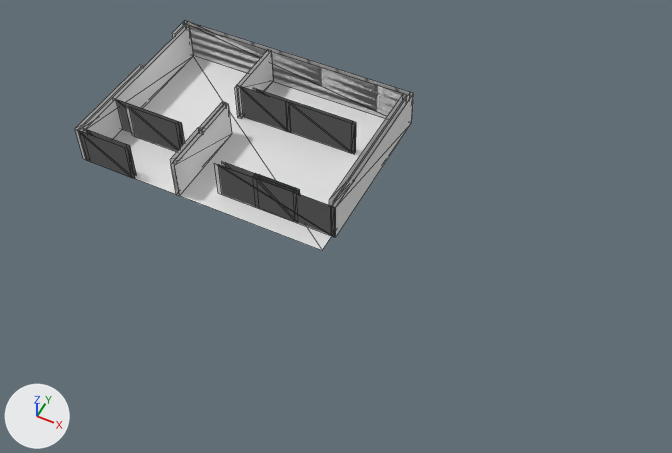
An edit to the OBJ model site1-main/site1-main/modelconvertor/output_with_thickness.obj, drawn before and after from the same camera.
Before and after are seen from a 50 mm camera at (1309.0, -1698.0, 1606.0) aimed at (665.0, -410.0, -4.0). Arrows for +X, +Y and +Z are at lower left; the lights stay in place. Mesh edges are drawn as thin lines. Where no turn or scale is listed for an object, it has been applied to the vertices. Vertices at the same position are counted once.

Names of what the first picture shows: 'output_with_thickness'.
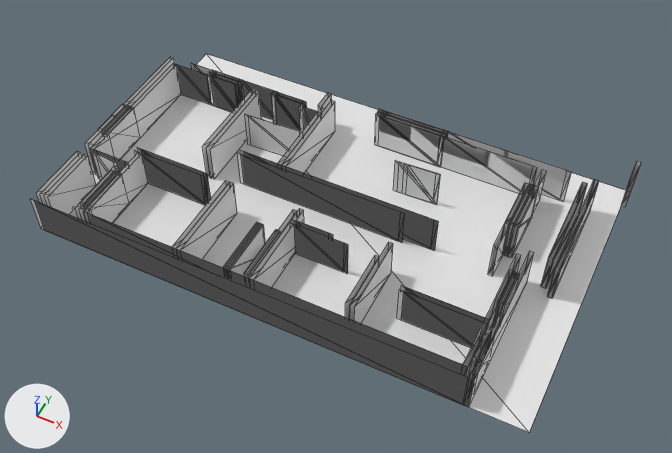
Pixel boxes (x1, y1, x2, y2) of what changed, in the pictures (672 x 453 px; the box of a moved part takes in the faces that stretch with it):
'output_with_thickness', reshaped (80% wider, 65% taller): before (75, 21, 414, 250); after (31, 54, 641, 432)
part 1 of me_output_with_thickness, moved or reshaped: before (170, 128, 202, 164); after (44, 154, 96, 214)
part 2 of me_output_with_thickness, moved or reshaped: before (79, 25, 194, 139); after (124, 56, 175, 106)
part 3 of me_output_with_thickness, moved or reshaped: before (332, 92, 414, 237); after (547, 179, 599, 298)
part 4 of me_output_with_thickness, moved or reshaped: before (171, 103, 232, 195); after (36, 151, 82, 205)
part 5 of me_output_with_thickness, moved or reshaped: before (329, 94, 407, 206); after (542, 182, 588, 288)
part 6 of me_output_with_thickness, moved or reshaped: before (286, 101, 355, 154); after (379, 109, 448, 137)
part 7 of me_output_with_thickness, moved or reshaped: before (113, 98, 185, 144); after (135, 151, 208, 205)
part 8 of me_output_with_thickness, moved or reshaped: before (199, 101, 226, 133); after (202, 90, 255, 178)
part 9 of me_output_with_thickness, moved or reshaped: before (235, 49, 273, 118); after (207, 91, 261, 179)
part 10 of me_output_with_thickness, moved or reshaped: before (172, 22, 187, 37); after (102, 104, 126, 130)
part 11 of me_output_with_thickness, moved or reshaped: before (222, 161, 258, 177); after (213, 70, 242, 81)
part 12 of me_output_with_thickness, moved or reshaped: before (255, 174, 296, 190); after (274, 91, 307, 108)
part 13 of me_output_with_thickness, moved or reshaped: before (254, 176, 298, 193); after (293, 219, 333, 238)
part 14 of me_output_with_thickness, rebuilt (69% wider, 65% taller): before (75, 21, 414, 250); after (69, 54, 641, 432)
part 15 of me_output_with_thickness, rebuilt: before (253, 88, 356, 152); after (271, 94, 304, 131)
part 16 of me_output_with_thickness, deleted: before (75, 25, 407, 237)
part 17 of me_output_with_thickness, built on: before (126, 85, 291, 152); after (31, 63, 599, 407)

The change, as a list of edits to the scene's bpy script:
```text
Change me_output_with_thickness:
    remove me_output_with_thickness.from_pydata(...)  # 201 vertices, 202 faces; spans x 8.0..681.0, y -492.0..-9.0, z 0.0..100.0
    add me_output_with_thickness.from_pydata(...)  # 745 vertices, 754 faces; spans x 59.0..1248.0, y -723.0..0.0, z 0.0..100.0
    me_output_with_thickness part 1: the loose piece of 8 vertices spanning x 270.0..280.0, y -478.0..-356.0, z 0.0..100.0 is scaled about its middle by (1, 1.22, 1), then moved by (-188.0, -210.0, 0.0)
    me_output_with_thickness part 2: the loose piece of 8 vertices spanning x 22.0..32.0, y -492.0..-23.0, z 0.0..100.0 is scaled about its middle by (1, 0.441, 1), then moved by (38.0, -2.0, 0.0)
    me_output_with_thickness part 3: the loose piece of 8 vertices spanning x 671.0..681.0, y -442.0..-10.0, z 0.0..100.0 is scaled about its middle by (1, 0.671, 1), then moved by (495.0, -20.0, 0.0)
    me_output_with_thickness part 4: the loose piece of 8 vertices spanning x 281.0..291.0, y -492.0..-249.0, z 0.0..100.0 is scaled about its middle by (1, 0.621, 1), then moved by (-220.0, -256.0, 0.0)
    me_output_with_thickness part 5: the loose piece of 8 vertices spanning x 658.0..668.0, y -429.0..-23.0, z 0.0..100.0 is scaled about its middle by (1, 0.606, 1), then moved by (489.0, -20.0, 0.0)
    me_output_with_thickness part 6: the loose piece of 8 vertices spanning x 412.0..601.0, y -178.0, z 0.0..100.0 is scaled about its middle by (0.955, 1, 1), then moved by (213.0, 75.0, 0.0)
    me_output_with_thickness part 7: the loose piece of 8 vertices spanning x 23.0..225.0, y -359.0, z 0.0..100.0 is scaled about its middle by (0.948, 1, 1), then moved by (151.0, -131.0, 0.0)
    me_output_with_thickness part 8: the loose piece of 8 vertices spanning x 272.0..282.0, y -355.0..-248.0, z 0.0..100.0 is scaled about its middle by (1, 2.16, 1), then moved by (42.0, 9.0, 0.0)
    me_output_with_thickness part 9: the loose piece of 8 vertices spanning x 272.0..282.0, y -190.0..-18.0, z 0.0..100.0 is scaled about its middle by (1, 1.34, 1), then moved by (53.0, -189.0, 0.0)
    me_output_with_thickness part 10: the loose piece of 8 vertices spanning x 8.0..18.0, y -70.0..-14.0, z 0.0..100.0 is scaled about its middle by (1, -1.8, 1), then moved by (51.0, -375.0, 0.0)
    me_output_with_thickness part 11: the loose piece of 8 vertices spanning x 380.0..478.0, y -430.0, z 0.0..100.0 is scaled about its middle by (0.91, 1, 1), then moved by (-199.0, 275.0, 0.0)
    me_output_with_thickness part 12: the loose piece of 8 vertices spanning x 470.0..576.0, y -431.0, z 0.0..100.0 is scaled about its middle by (0.856, 1, 1), then moved by (-112.0, 274.0, 0.0)
    me_output_with_thickness part 13: the loose piece of 8 vertices spanning x 469.0..584.0, y -437.0, z 0.0..100.0 is scaled about its middle by (0.849, 1, 1), then moved by (135.0, -79.0, 0.0)
    me_output_with_thickness part 14: the loose piece of 17 vertices spanning x 8.0..681.0, y -492.0..-9.0, z 0.0..100.0 is rebuilt with 11 vertices and now spans x 59.0..1248.0, y -723.0..0.0, z 0.0..100.0
    me_output_with_thickness part 15: the loose piece of 8 vertices spanning x 314.0..600.0, y -170.0, z 0.0..100.0 is rebuilt with 8 vertices and now spans x 365.0..457.0, y -169.0, z 0.0..100.0
    me_output_with_thickness part 16: 7 loose pieces with 56 vertices, spanning x 9.0..679.0, y -492.0..-22.0, z 0.0..100.0, are deleted
    me_output_with_thickness part 17: 16 vertices removed from x 67.0..421.0, y -367.0..-179.0, z 0.0..100.0; 622 vertices added at x 60.0..1178.0, y -723.0..-101.0, z 0.0..100.0
```
